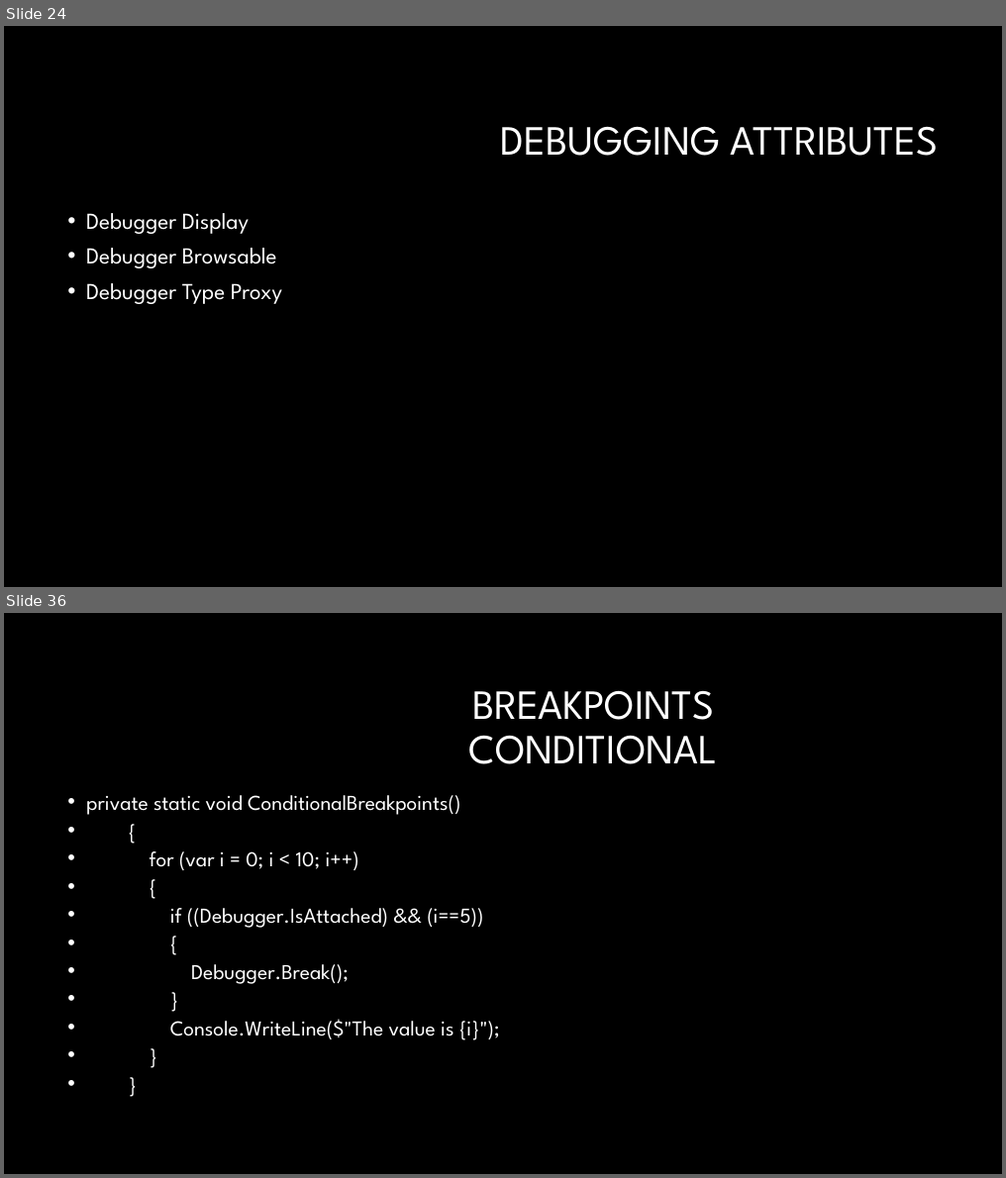
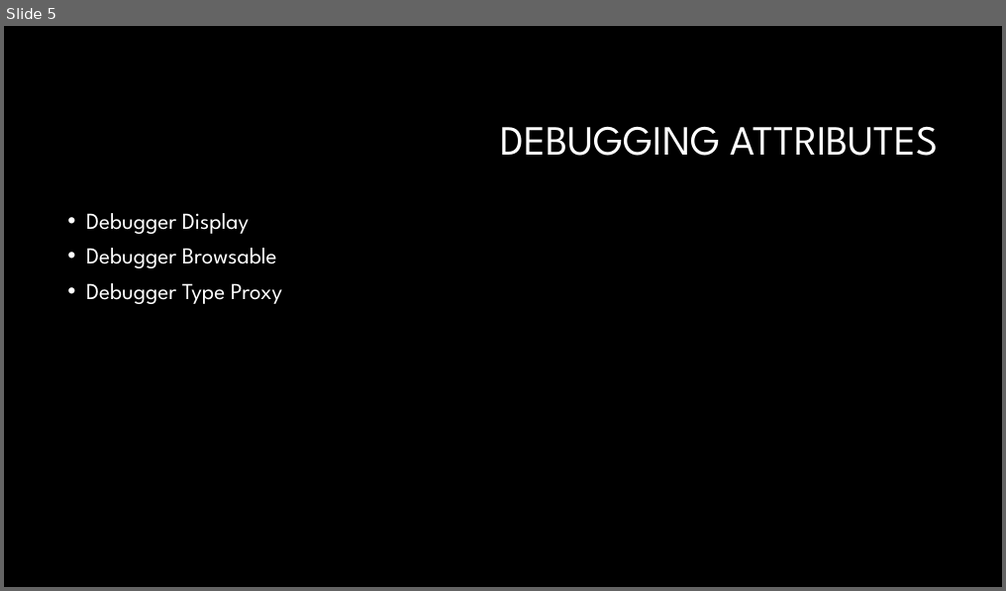
Before and after one commit to GBPhilip/Debugging, a slide deck: Debugging1.pptx. Shown one above the other, each under a label of ours: slides 24 and 36 before the commit, slide 5 after it; the slides between them are not shown. The pictures are 1006x1178 and 1006x591 pixels, drawn with LibreOffice and Linux fonts; fonts in the diff are those of the drawing; background and template pictures are left out. Boxes give left, top, right and bottom in pixels: in the first picture for what was removed or moved away, otherwise in the second. Text is boxed around its words. In the diff, an @@ line names an element or a change of style, - is before the commit and + after.

```diff
--- a/Debugging1.pptx
+++ b/Debugging1.pptx
@@ slide 36 removed at (4,613,1002,1174), background #000000 @@
@@ title removed at (469,690,718,764) @@
-BREAKPOINTS
-CONDITIONAL
@@ text removed at (86,795,500,1041) @@
-• private static void ConditionalBreakpoints()
-• {
-• for (var i = 0; i < 10; i++)
-• {
-• if ((Debugger.IsAttached) && (i==5))
-• {
-• Debugger.Break();
-• }
-• Console.WriteLine($"The value is {i}");
-• }
-• }
@@ what was slide 24 is now slide 5 @@
```
Also in this commit, not shown: 10 slides changed, 47 other slides removed, 5 other files.
